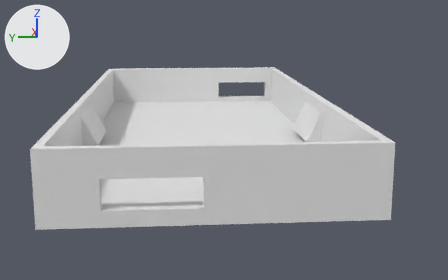
The Blender file cases/DotPhat_2.0.0.blend as it was, and as the next commit left it.
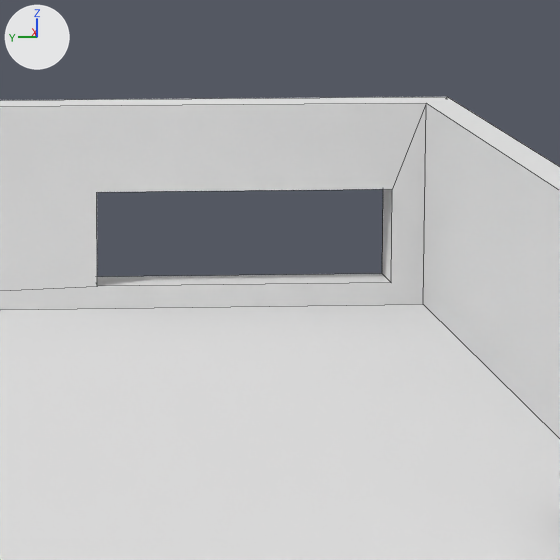
Each version is shown whole from a 50 mm camera at (-89.5, 4.9, 16.2) aimed at (-1.0, -2.3, -3.2), then close up on the part from 45% to 65% of the width and 19% to 50% of the height. Lighting does not change. The marker at upper left points along +X, +Y and +Z. The close-ups show mesh edges as thin lines.
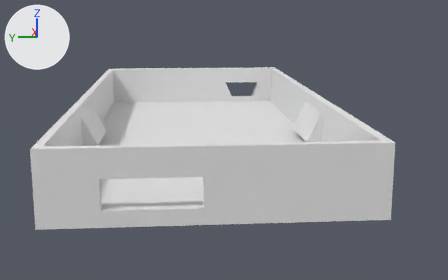
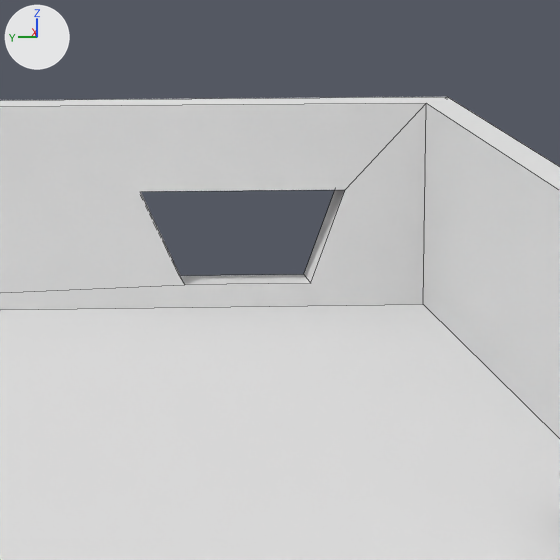
The change, as a list of edits to the scene's bpy script:
```text
Change me_cube:
    where me_cube.from_pydata(...)  # 34 vertices, 24 faces; spans x -1.0..1.0, y -1.0..1.0, z -1.0..1.0
    used by ob_cube; location = (0.0, 1.11, 0.0); scale = (35.0, 16.5, 3.75)
    me_cube part 1
    me_cube.vertices[17].co: (1.0, -0.88, -0.53) -> (1.0, -0.72, -0.53)  # pixel (382, 273) -> pixel (303, 274)
    me_cube.vertices[18].co: (0.94, -0.88, -0.53) -> (0.94, -0.72, -0.53)  # pixel (391, 282) -> pixel (310, 283)
    me_cube.vertices[19].co: (1.0, -0.31, -0.53) -> (1.0, -0.48, -0.53)  # not seen -> pixel (179, 275)
    me_cube.vertices[20].co: (0.94, -0.31, -0.53) -> (0.94, -0.47, -0.53)  # pixel (97, 286) -> pixel (184, 284)
    me_cube.vertices[21].co: (1.0, -0.31, 0.27) -> (1.0, -0.39, 0.27)
    me_cube.vertices[22].co: (0.94, -0.31, 0.27) -> (0.94, -0.39, 0.27)  # pixel (96, 192) -> pixel (140, 191)
    me_cube.vertices[23].co: (1.0, -0.88, 0.27) -> (1.0, -0.79, 0.27)
    me_cube.vertices[24].co: (0.94, -0.88, 0.27) -> (0.94, -0.79, 0.27)  # pixel (392, 189) -> pixel (345, 189)
```

Changed parts and their boxes (x1, y1, x2, y2) in the close-ups (560 x 560 px; the box of a moved part takes in the faces that stretch with it):
part 1 of me_cube, moved or reshaped: (0, 103, 426, 310) in both
